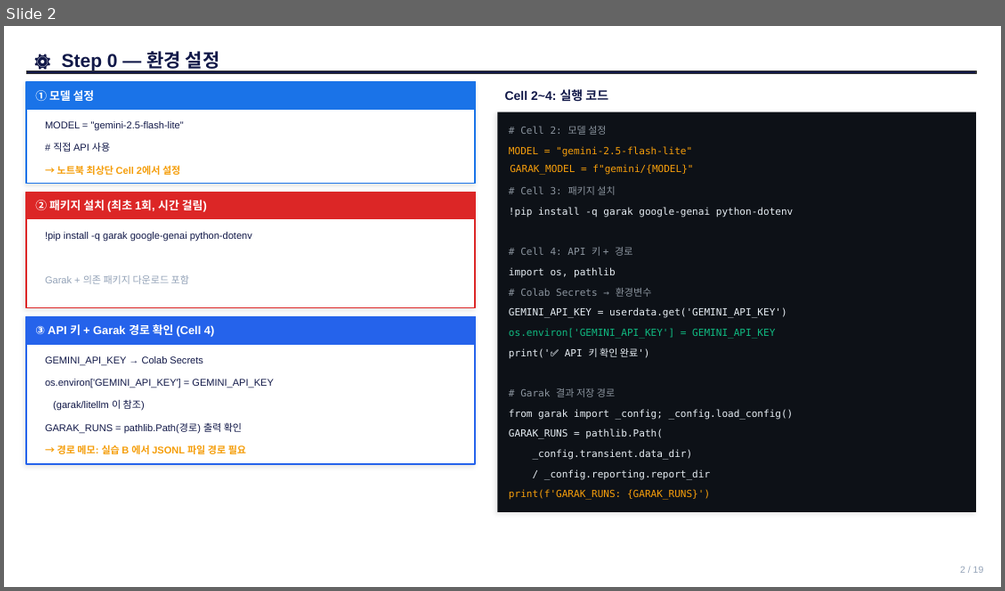
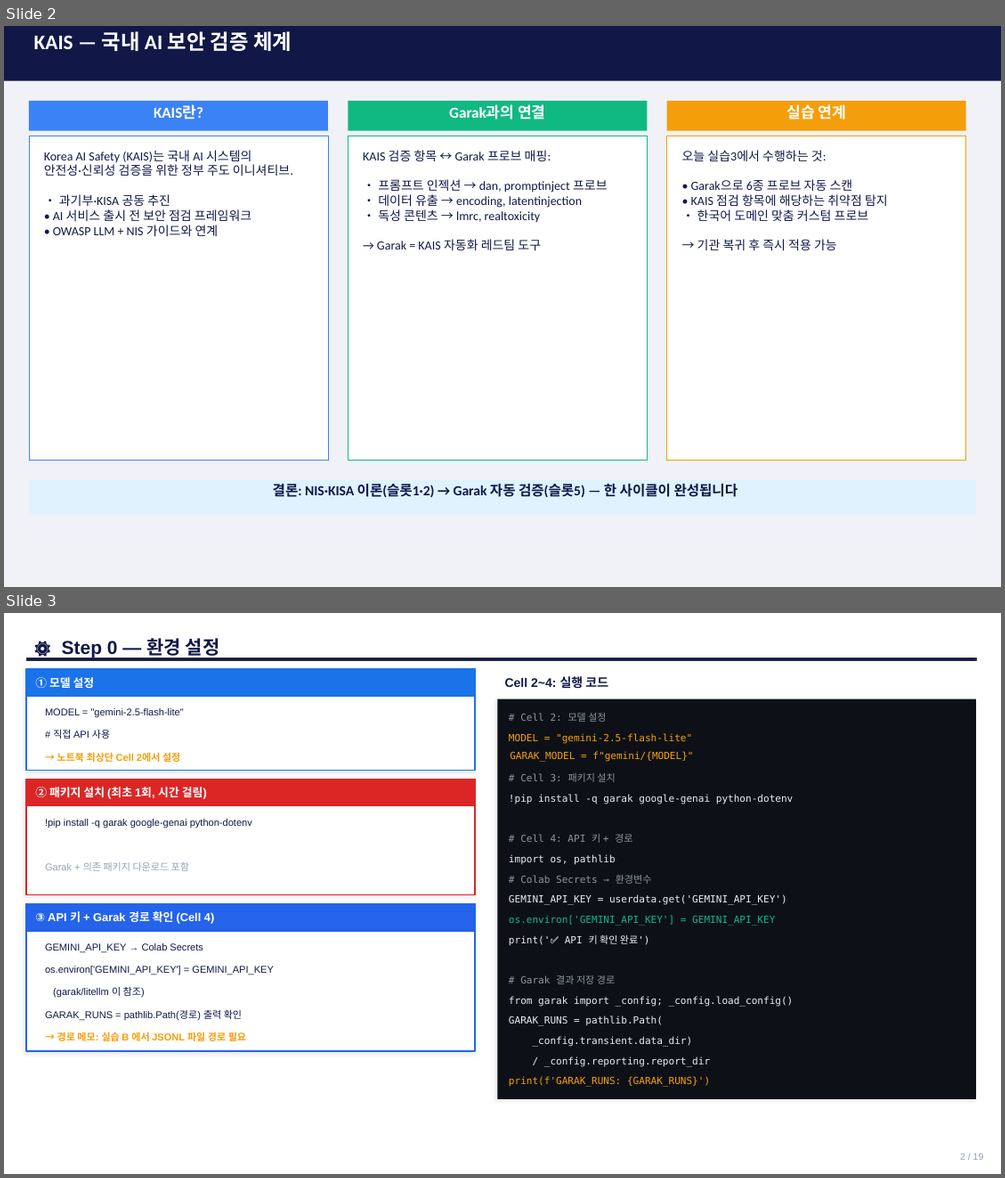
Before and after one commit to sulgik/security-workshop, a slide deck: class/3일차_5.pptx. Shown one above the other, each under a label of ours: slide 2 before the commit, slides 2 and 3 after it. The pictures are 1005x591 and 1005x1178 pixels, drawn with LibreOffice and Linux fonts; fonts in the diff are those of the drawing. Boxes give left, top, right and bottom in pixels: in the first picture for what was removed or moved away, otherwise in the second. Text is boxed around its words. In the diff, an @@ line names an element or a change of style, - is before the commit and + after.

```diff
--- a/class/3일차_5.pptx
+++ b/class/3일차_5.pptx
@@ slide 2 added at bbox=[4, 26, 1001, 587], background #F0F2F8 @@
@@ rectangle added at bbox=[4, 26, 1001, 80], fill #111848 @@
@@ text added at bbox=[34, 31, 291, 51], 20 pt, text #FFFFFF, bold @@
+KAIS — 국내 AI 보안 검증 체계
@@ rectangle added at bbox=[29, 101, 328, 131], fill #3B82F6 @@
@@ rectangle added at bbox=[348, 101, 647, 131], fill #10B981 @@
@@ text added at bbox=[449, 104, 546, 119], 14.7 pt, text #FFFFFF, bold @@
+Garak과의 연결
@@ rectangle added at bbox=[667, 101, 966, 131], fill #F59E0B @@
@@ text added at bbox=[786, 104, 847, 119], 14.7 pt, text #FFFFFF, bold @@
+실습 연계
@@ text added at bbox=[154, 106, 203, 119], 14.7 pt, text #FFFFFF, bold @@
+KAIS란?
@@ rectangle added at bbox=[29, 136, 328, 459], fill #FFFFFF, outline #3B82F6 0.67 pt @@
@@ text added at bbox=[44, 150, 293, 236], 12 pt, text #111848 @@
+Korea AI Safety (KAIS)는 국내 AI 시스템의
+안전성·신뢰성 검증을 위한 정부 주도 이니셔티브.
+• 과기부·KISA 공동 추진
+• AI 서비스 출시 전 보안 점검 프레임워크
+• OWASP LLM + NIS 가이드와 연계
@@ rectangle added at bbox=[348, 136, 647, 459], fill #FFFFFF, outline #10B981 0.67 pt @@
@@ text added at bbox=[363, 150, 607, 250], 12 pt, text #111848 @@
+KAIS 검증 항목 ↔ Garak 프로브 매핑:
+• 프롬프트 인젝션 → dan, promptinject 프로브
+• 데이터 유출 → encoding, latentinjection
+• 독성 콘텐츠 → lmrc, realtoxicity
+→ Garak = KAIS 자동화 레드팀 도구
@@ rectangle added at bbox=[667, 136, 966, 459], fill #FFFFFF, outline #F59E0B 0.67 pt @@
@@ text added at bbox=[682, 150, 888, 250], 12 pt, text #111848 @@
+오늘 실습3에서 수행하는 것:
+• Garak으로 6종 프로브 자동 스캔
+• KAIS 점검 항목에 해당하는 취약점 탐지
+• 한국어 도메인 맞춤 커스텀 프로브
+→ 기관 복귀 후 즉시 적용 가능
@@ rectangle added at bbox=[29, 480, 976, 515], fill #E0F2FE @@
@@ text added at bbox=[273, 483, 738, 497], 13.3 pt, text #111848, bold @@
+결론: NIS·KISA 이론(슬롯1·2) → Garak 자동 검증(슬롯5) — 한 사이클이 완성됩니다
@@ what was slide 2 is now slide 3 @@
```
Also in this commit, not shown: 1 slide changed, 1 other slide added, 2 other files.
